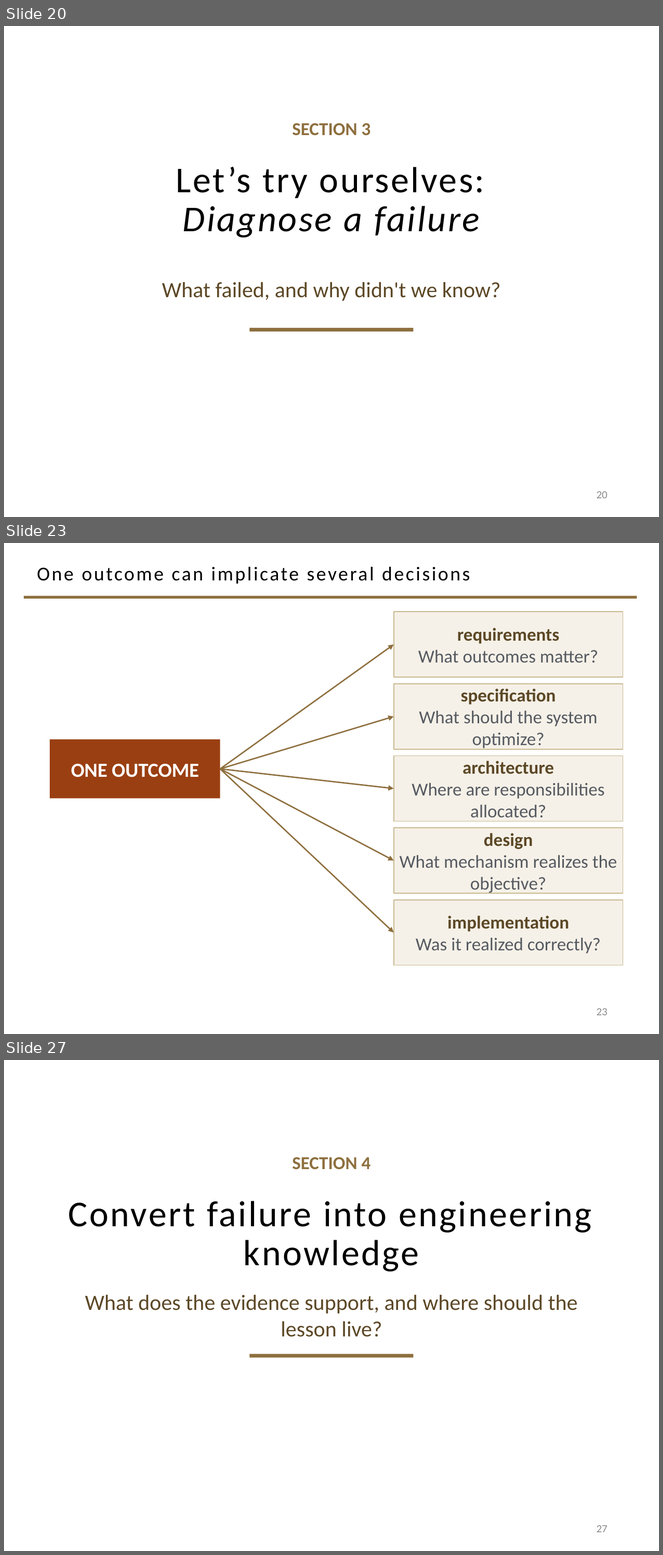
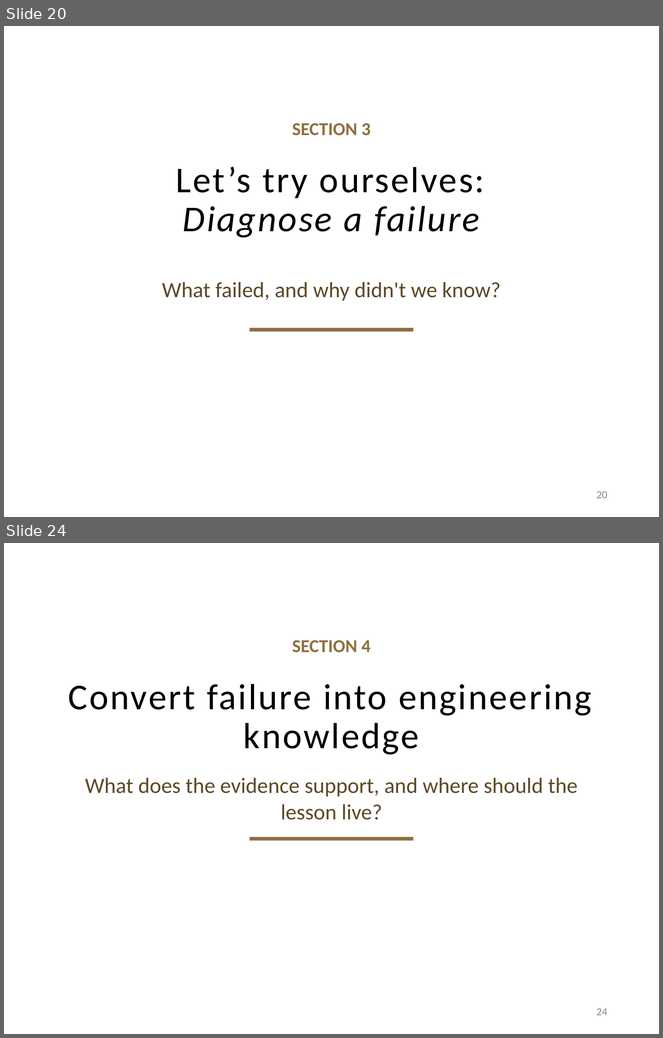
Before and after one commit to davisjam/model-based-agentic-software-engineering, a slide deck: course/lectures/act-2-delegation-and-control/04-failure-aware-engineering/2-4-Failure-Aware-Engineering.pptx. Shown one above the other, each under a label of ours: slides 20, 23 and 27 before the commit, slides 20 and 24 after it; the slides between them are not shown. The pictures are 663x1555 and 663x1038 pixels, drawn with LibreOffice and Linux fonts; fonts in the diff are those of the drawing; background and template pictures are left out. Boxes give left, top, right and bottom in pixels: in the first picture for what was removed or moved away, otherwise in the second. Text is boxed around its words. In the diff, an @@ line names an element or a change of style, - is before the commit and + after.

```diff
--- a/course/lectures/act-2-delegation-and-control/04-failure-aware-engineering/2-4-Failure-Aware-Engineering.pptx
+++ b/course/lectures/act-2-delegation-and-control/04-failure-aware-engineering/2-4-Failure-Aware-Engineering.pptx
@@ slide 23 removed at <box>4,543,659,1034</box>, background #FFFFFF @@
@@ title removed at <box>37,566,470,584</box> @@
-One outcome can implicate several decisions
@@ line removed from (24, 598) to (637, 598) @@
@@ rectangle removed at <box>394,612,623,677</box> @@
-requirements
-What outcomes matter?
@@ arrow removed from (220, 769) to (394, 644) @@
@@ rectangle removed at <box>394,684,623,749</box> @@
-specification
-What should the system optimize?
@@ arrow removed from (220, 769) to (394, 717) @@
@@ rectangle removed at <box>50,740,220,798</box> @@
-ONE OUTCOME
@@ rectangle removed at <box>394,756,623,822</box> @@
-architecture
-Where are responsibilities allocated?
@@ arrow removed from (220, 769) to (394, 788) @@
@@ arrow removed from (220, 769) to (394, 861) @@
@@ arrow removed from (220, 769) to (394, 933) @@
@@ rectangle removed at <box>394,828,623,893</box> @@
-design
-What mechanism realizes the objective?
@@ rectangle removed at <box>394,900,623,966</box> @@
-implementation
-Was it realized correctly?
@@ page number removed at <box>597,1008,608,1016</box> @@
-23
@@ what was slide 27 is now slide 24 @@
@@ page number at <box>597,1008,608,1016</box>: text changed @@
-27
+24
```
Also in this commit, not shown: 7 slides changed, 1 slide added, 7 other slides removed.
